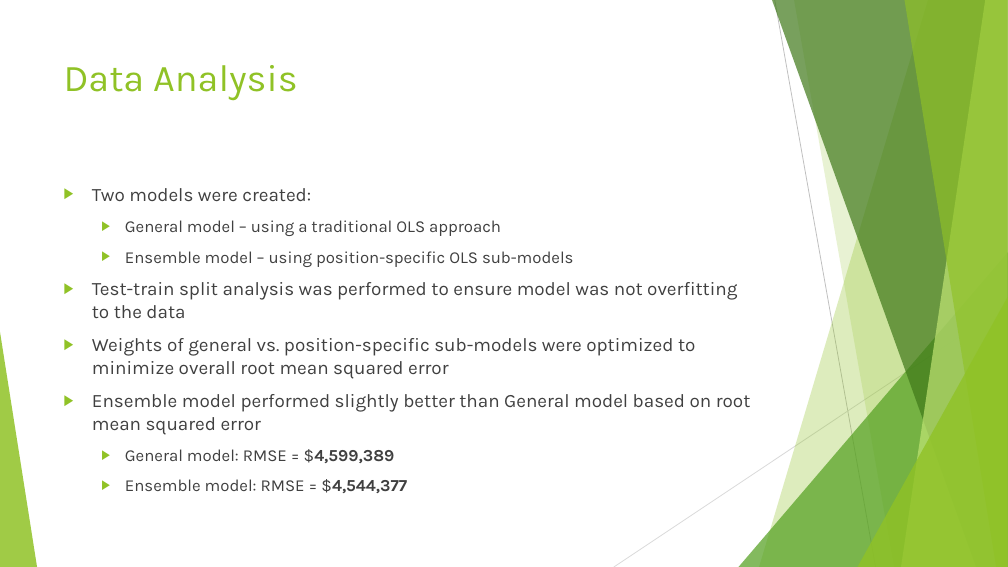
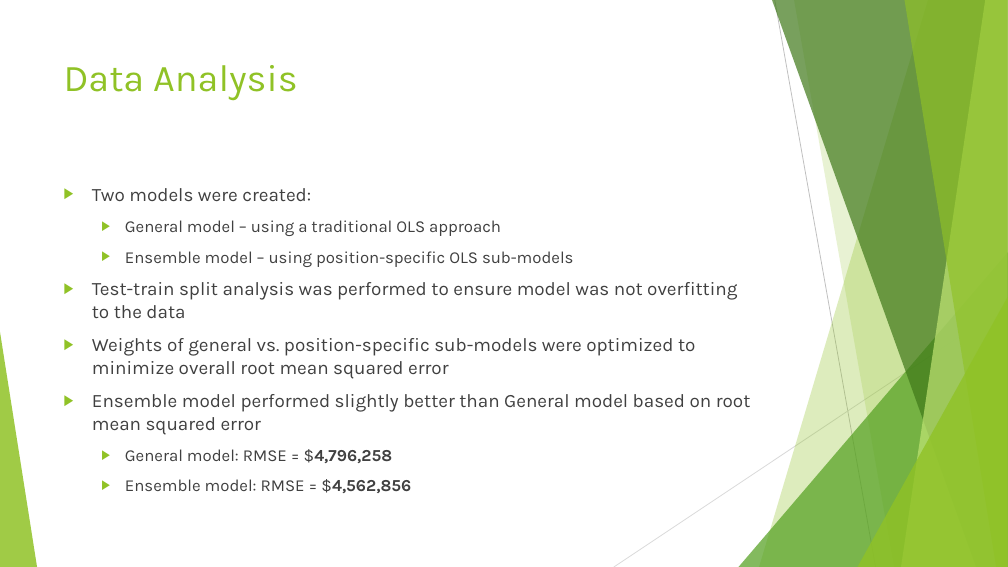
Before and after one commit to mhpagano/Springboard, a slide deck: slide 8 of Miscellaneous/Springboard_Capstone.pptx. Drawn at 1008x567 pixels with LibreOffice and Linux fonts; fonts in the diff are those of the drawing. Boxes give left, top, right and bottom in pixels: in the first picture for what was removed or moved away, otherwise in the second. Text is boxed around its words. In the diff, an @@ line names an element or a change of style, - is before the commit and + after.

```diff
--- a/Miscellaneous/Springboard_Capstone.pptx
+++ b/Miscellaneous/Springboard_Capstone.pptx
@@ text at (125, 449, 411, 493): text changed @@
-  ▶ General model: RMSE = $4,599,389
-  ▶ Ensemble model: RMSE = $4,544,377
+  ▶ General model: RMSE = $4,796,258
+  ▶ Ensemble model: RMSE = $4,562,856
```
Also in this commit, not shown: 1 other slide changed, 13 other files.
